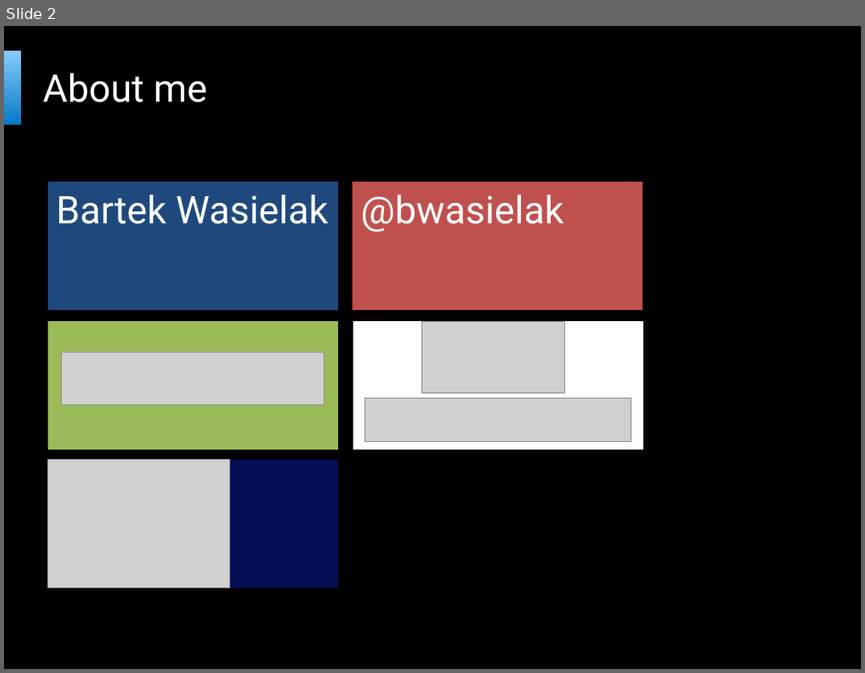
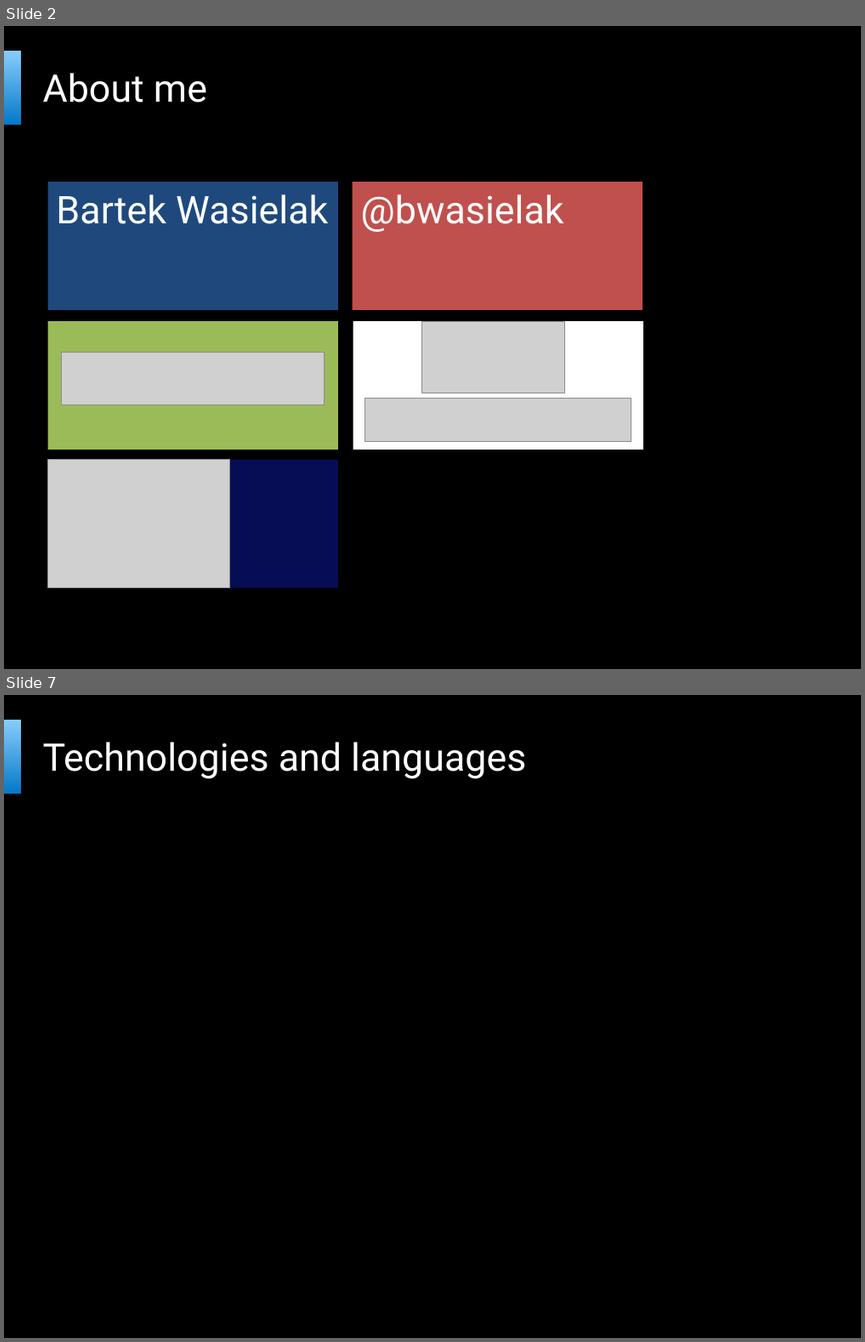
Before and after one commit to bartekwasielak/Presentation, a slide deck: Programming Made Easy.pptx. Shown one above the other, each under a label of ours: slide 2 before the commit, slides 2 and 7 after it; the slides between them are not shown. The pictures are 865x673 and 865x1342 pixels, drawn with LibreOffice and Linux fonts; fonts in the diff are those of the drawing; grey boxes stand for pictures; background and template pictures are left out. Boxes give left, top, right and bottom in pixels: in the first picture for what was removed or moved away, otherwise in the second. Text is boxed around its words. In the diff, an @@ line names an element or a change of style, - is before the commit and + after.

```diff
--- a/Programming Made Easy.pptx
+++ b/Programming Made Easy.pptx
@@ slide 7 added at (4, 695, 861, 1338), background picture (left out); not listed: 2 template elements that a slide beside it also shows @@
@@ title added at (43, 742, 526, 779), 32 pt, text #FFFFFF @@
+Technologies and languages
```
Also in this commit, not shown: 1 slide changed, 12 other slides added.
